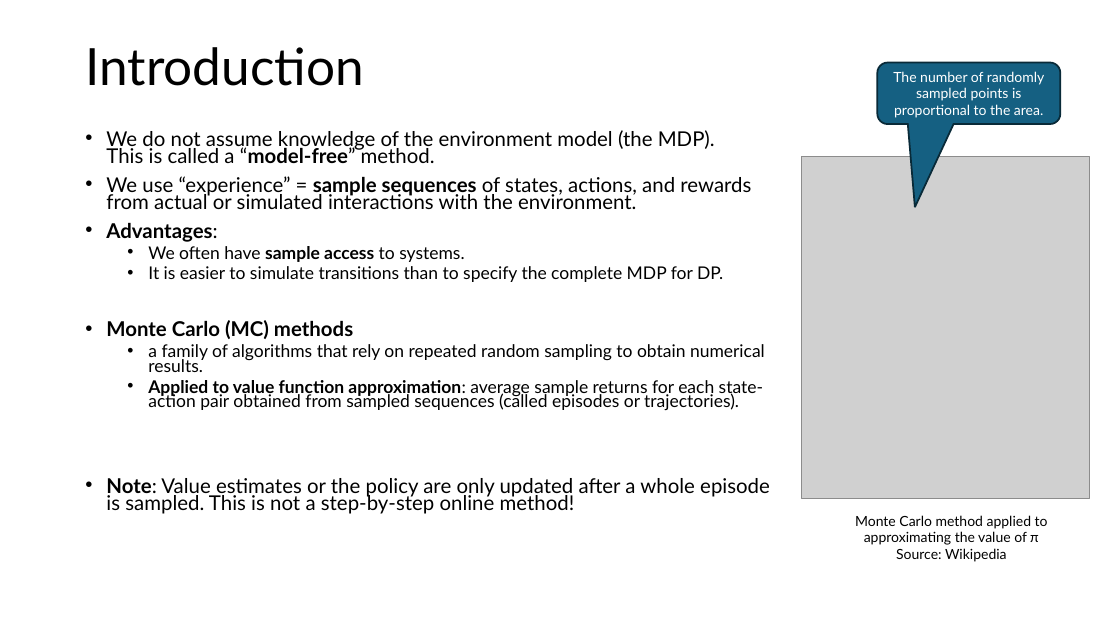
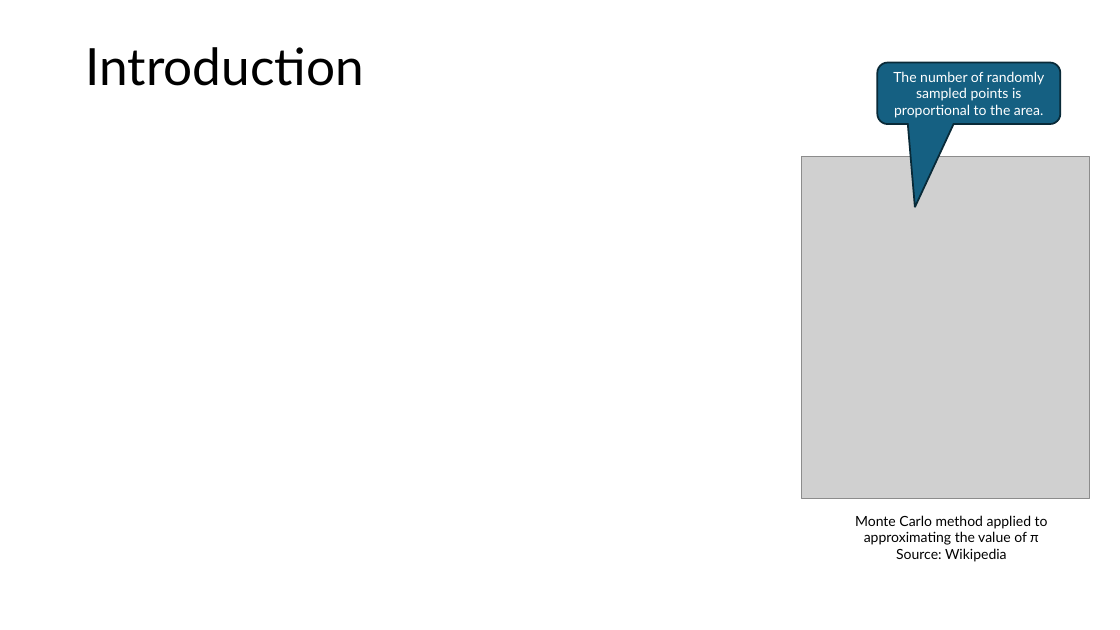
Before and after one commit to mhahsler/Introduction_to_Reinforcement_Learning, a slide deck: slide 4 of slides/Lecture_Chapter05.pptx. Drawn at 1120x630 pixels with LibreOffice and Linux fonts; fonts in the diff are those of the drawing; grey boxes stand for pictures. Boxes give left, top, right and bottom in pixels: in the first picture for what was removed or moved away, otherwise in the second. Text is boxed around its words. In the diff, an @@ line names an element or a change of style, - is before the commit and + after.

```diff
--- a/slides/Lecture_Chapter05.pptx
+++ b/slides/Lecture_Chapter05.pptx
@@ text removed at (106,130,770,514) @@
-• We do not assume knowledge of the environment model (the MDP).
-  This is called a “model-free” method.
-• We use “experience” = sample sequences of states, actions, and rewards from actual or simulated interactions with the environment.
-• Advantages:
-  • We often have sample access to systems.
-  • It is easier to simulate transitions than to specify the complete MDP for DP.
-• Monte Carlo (MC) methods
-  • a family of algorithms that rely on repeated random sampling to obtain numerical results.
-  • Applied to value function approximation: average sample returns for each state-action pair obtained from sampled sequences (called episodes or trajectories).
-• Note: Value estimates or the policy are only updated after a whole episode is sampled. This is not a step-by-step online method!
```
Also in this commit, not shown: 11 other slides changed, 1 other file.
